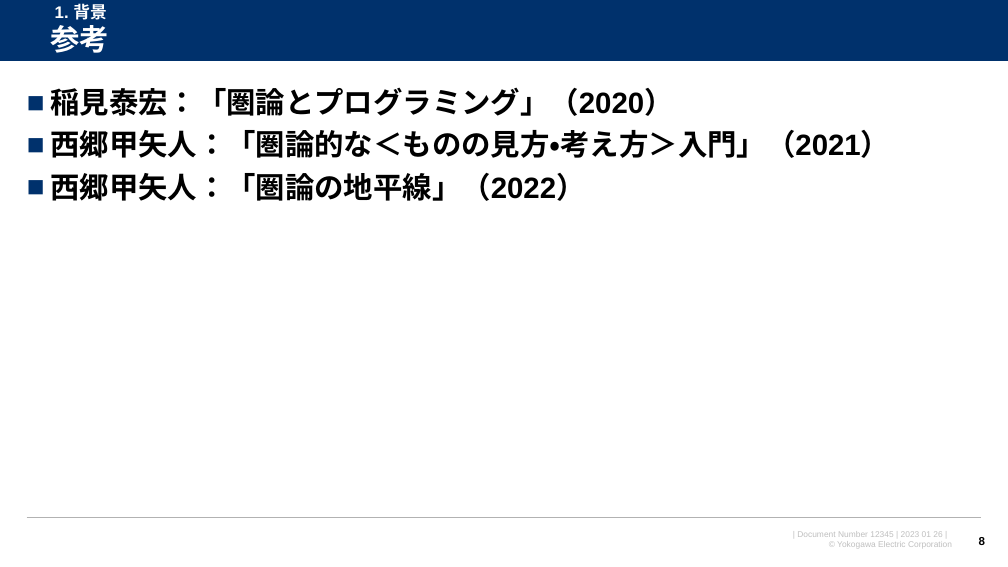
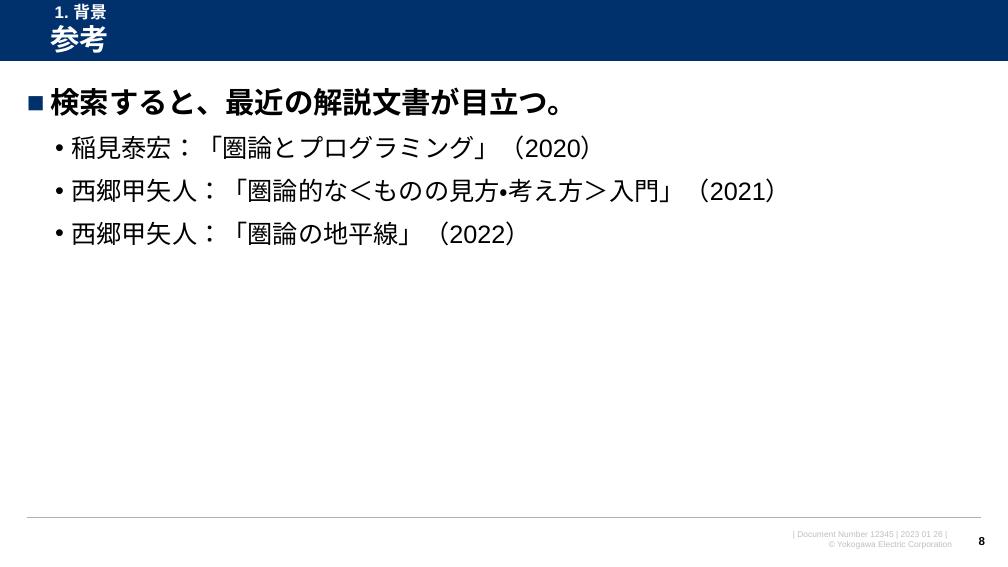
Before and after one commit to watarukumagai-git/opt, a slide deck: slide 8 of MMW/20230126_MMW_kumagai_rev.0.pptx. Drawn at 1008x567 pixels with LibreOffice and Linux fonts; fonts in the diff are those of the drawing; background and template pictures are left out. Boxes give left, top, right and bottom in pixels: in the first picture for what was removed or moved away, otherwise in the second. Text is boxed around its words. In the diff, an @@ line names an element or a change of style, - is before the commit and + after.

```diff
--- a/MMW/20230126_MMW_kumagai_rev.0.pptx
+++ b/MMW/20230126_MMW_kumagai_rev.0.pptx
@@ text at bbox=[50, 87, 576, 116]: paragraph added @@
+■ 検索すると、最近の解説文書が目立つ。
@@ text at bbox=[71, 135, 791, 246]: size 28 to 24 pt, bold off in "稲見泰宏：「圏論とプログラミング」（2020）", "西郷甲矢人：「圏論的な＜ものの見方・考え方＞入門」（2021）", "西郷甲矢人：「圏論の地平線」（2022）"; bullet ■ to •; list level 1 to 2 in "稲見泰宏：「圏論とプログラミング」（2020）"; line spacing 0.9 to 1; list level 1 to 2 in "西郷甲矢人：「圏論的な＜ものの見方・考え方＞入門」（2021）"; list level 1 to 2 in "西郷甲矢人：「圏論の地平線」（2022）" @@
```
Also in this commit, not shown: 10 other slides changed, 4 slides added, 5 slides removed.
